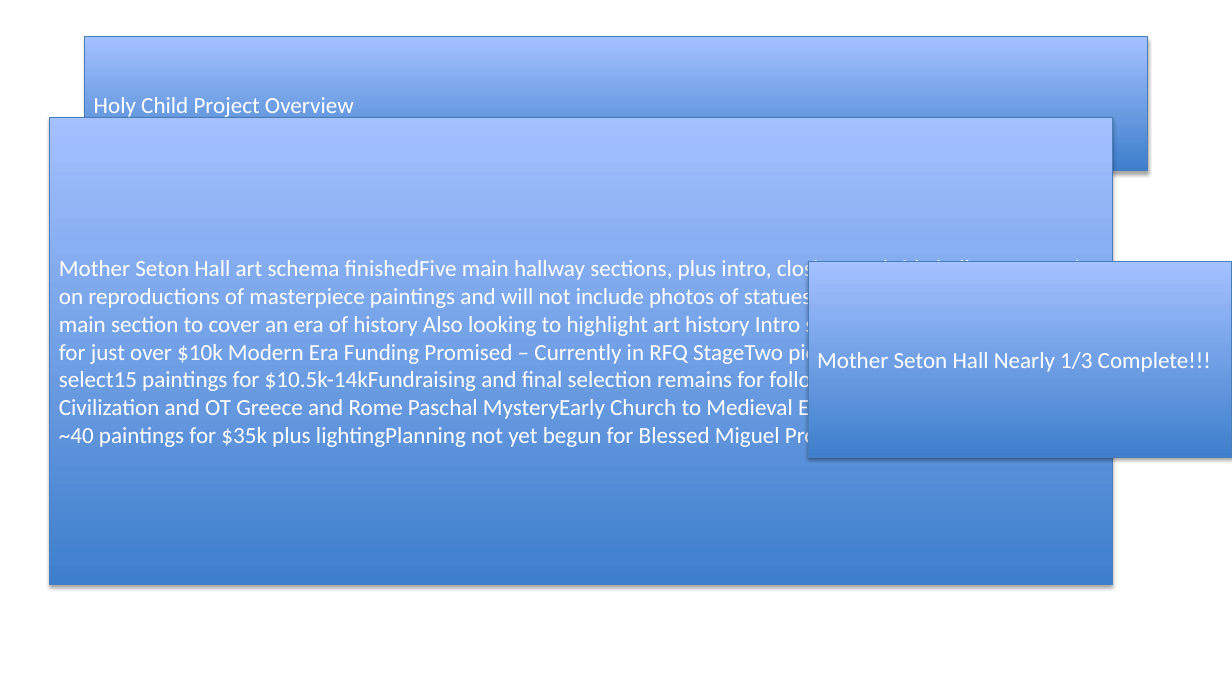
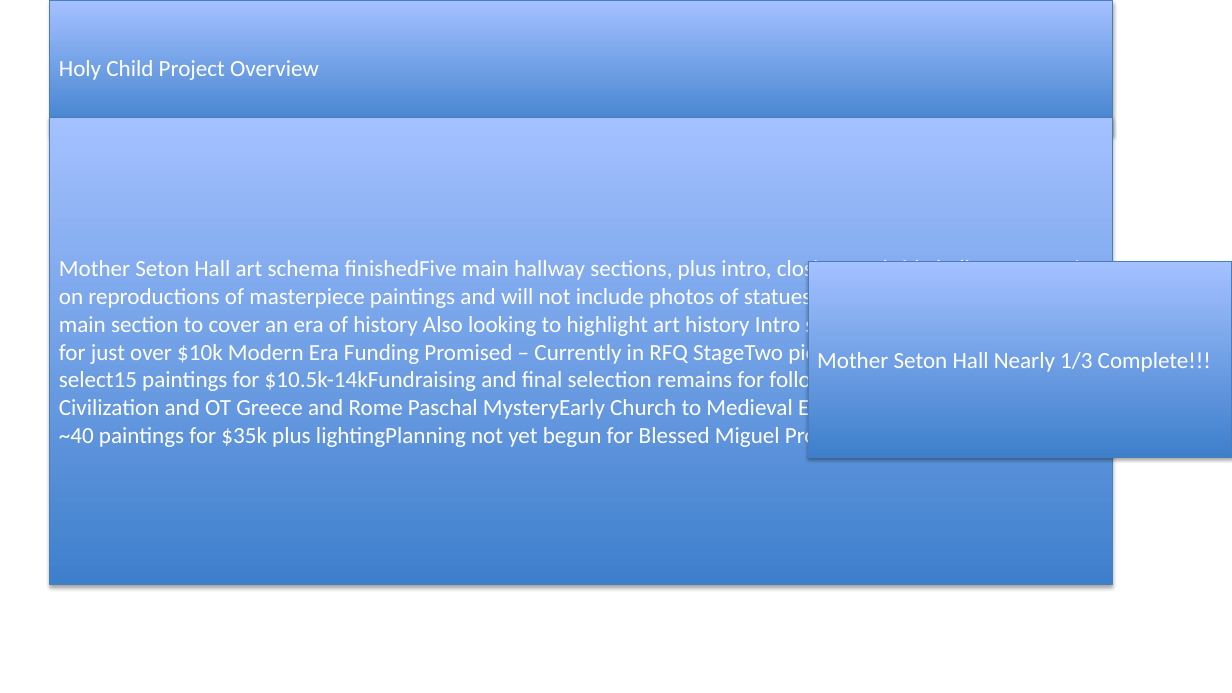
Before and after one commit to dmcnm/Grok_Mat2Ppt, a slide deck: slide 3 of examples/recreations/03_Box_Secretary__ArtNonprofit_Info_Planning_Meeting_20201220/out_mat2ppt.pptx. Drawn at 1232x693 pixels with LibreOffice and Linux fonts; fonts in the diff are those of the drawing. Boxes give left, top, right and bottom in pixels: in the first picture for what was removed or moved away, otherwise in the second. Text is boxed around its words. In the diff, an @@ line names an element or a change of style, - is before the commit and + after.

Commit message:
Recreations: layout ph geom for Fairies and PARTIAL decks

```diff
--- a/examples/recreations/03_Box_Secretary__ArtNonprofit_Info_Planning_Meeting_20201220/out_mat2ppt.pptx
+++ b/examples/recreations/03_Box_Secretary__ArtNonprofit_Info_Planning_Meeting_20201220/out_mat2ppt.pptx
@@ rectangle "Holy Child Project Overview": place and size @@
-rectangle "Holy Child Project Overview" at [85, 37, 1148, 171]
+rectangle "Holy Child Project Overview" at [50, 0, 1113, 134]
```
Also in this commit, not shown: 3 other slides changed, 43 other files.
